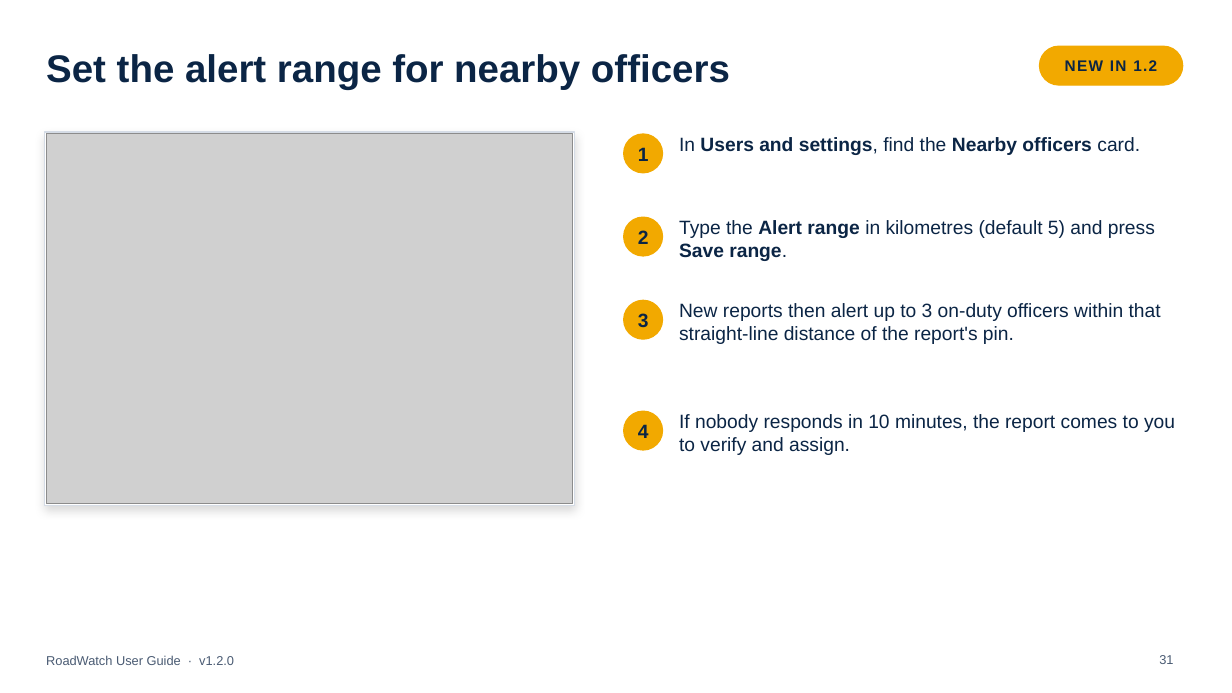
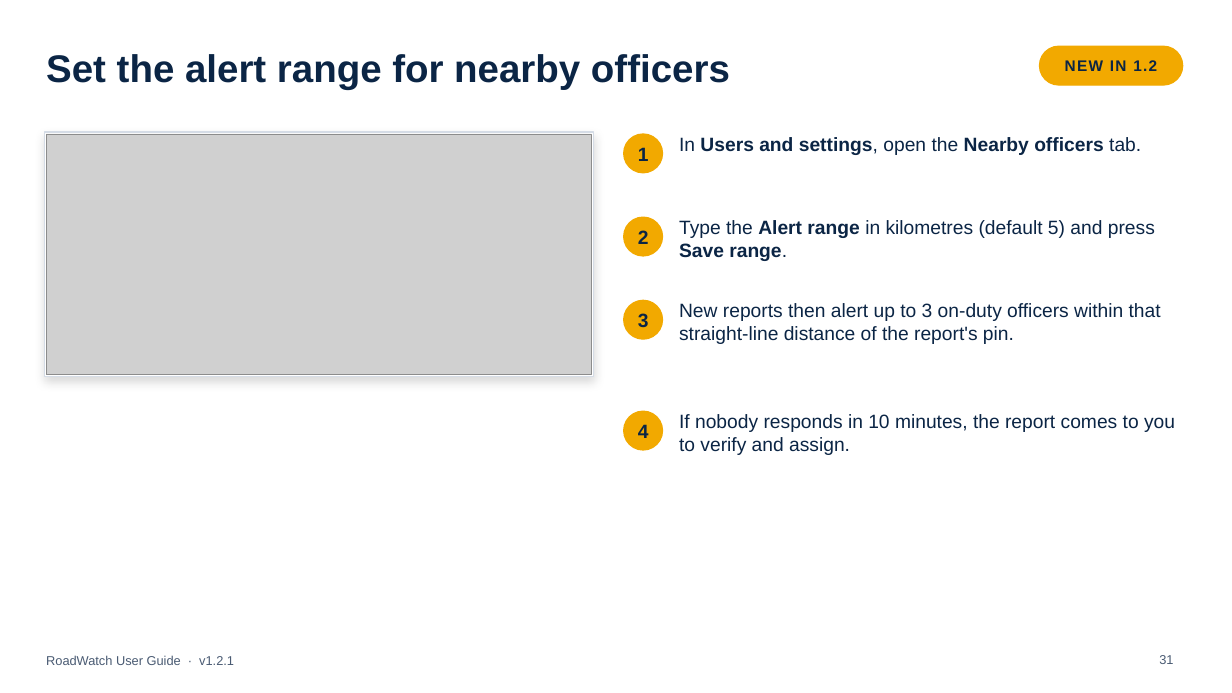
Before and after one commit to l3n8n-ocd/roadwatch, a slide deck: slide 31 of docs/user-guide/RoadWatch-User-Guide.pptx. Drawn at 1232x693 pixels with LibreOffice and Linux fonts; fonts in the diff are those of the drawing; grey boxes stand for pictures. Boxes give left, top, right and bottom in pixels: in the first picture for what was removed or moved away, otherwise in the second. Text is boxed around its words. In the diff, an @@ line names an element or a change of style, - is before the commit and + after.

Commit message:
docs: user guide v1.2.1: the Accounts tab and the Nearby officers tab for the alert range

```diff
--- a/docs/user-guide/RoadWatch-User-Guide.pptx
+++ b/docs/user-guide/RoadWatch-User-Guide.pptx
@@ rectangle: place and size @@
-rectangle at (44,132,575,506)
+rectangle at (44,132,593,376)
@@ picture: place and size @@
-picture at (46,134,573,504)
+picture at (46,134,592,374)
@@ text at (679,137,1141,155): text changed @@
-In Users and settings, find the Nearby officers card.
+In Users and settings, open the Nearby officers tab.
@@ text at (46,655,234,665): text changed @@
-RoadWatch User Guide · v1.2.0
+RoadWatch User Guide · v1.2.1
```
Also in this commit, not shown: 38 other slides changed.
